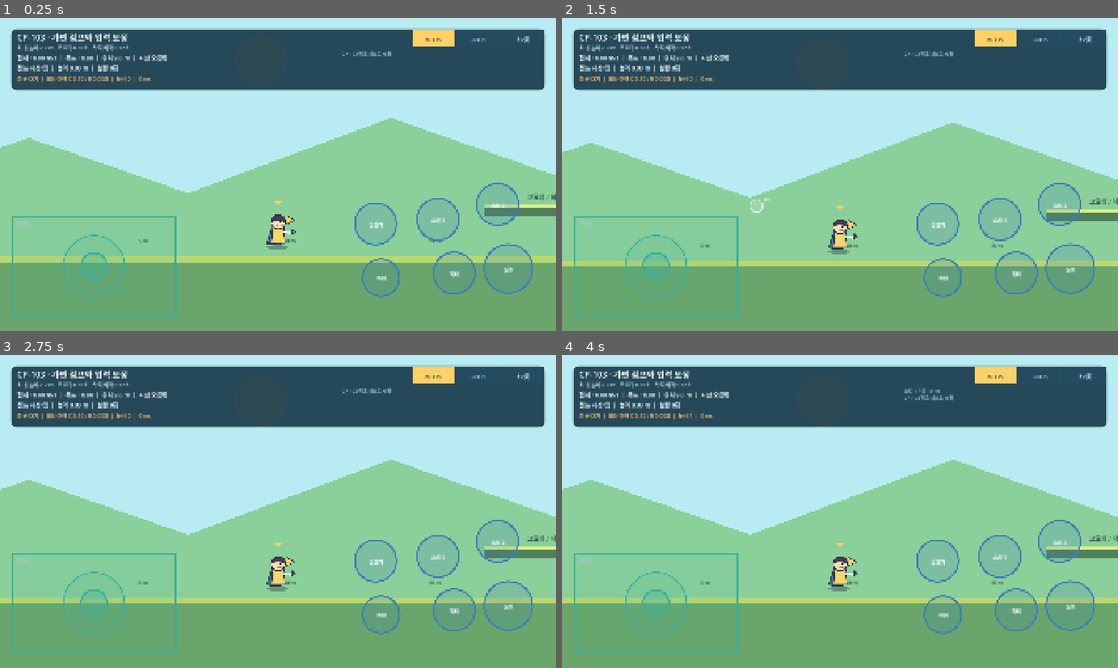
Above: before the commit, frames 1-4 (two rows, left to right).
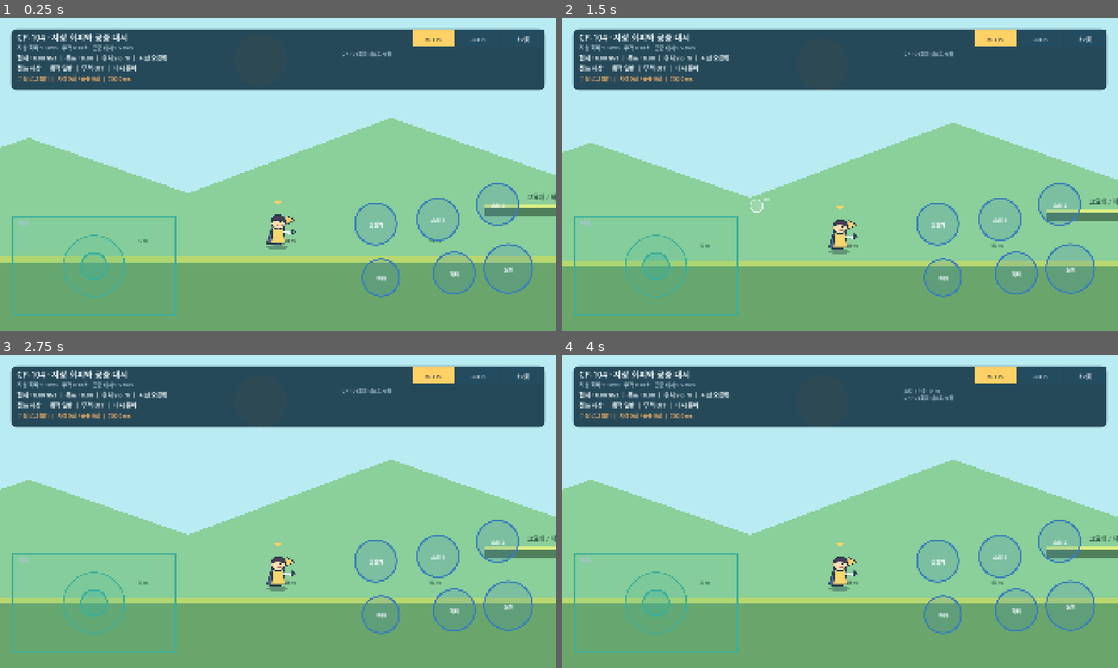
Above: after the commit, the same moments.

Repository: powerfulHimchan/happiness
Game: Godot game, scene res://scenes/movement/ground_movement_sandbox.tscn
The game is run twice, just before and just after one commit, with the same random seed, the same clock (stepped at 60 frames per second) and the same inputs.
Inputs (mouse positions are in pixels of both pictures, inside the frame that each line leads up to):
- Up to frame 1 (0.25 s): no input
- Up to frame 2 (1.5 s): move the mouse to (962, 158) at 0.52 s; click (962, 158) at 0.67 s; tap Enter at 1.25 s; drag from (728, 190) to (812, 237) at 1.27 s
- Up to frame 3 (2.75 s): move the mouse to (333, 442) at 2.02 s; click (333, 442) at 2.17 s
- Up to frame 4 (4 s): tap Space at 2.75 s; drag from (812, 574) to (673, 464) at 2.77 s; tap Enter at 3.5 s; move the mouse to (1006, 558) at 3.52 s; click (1006, 558) at 3.67 s

The runs differ from the first frame. In frame 1, 0.9% of the frame differs, in the area x 3-67%, y 4-21%; in frame 2, 0.9%; in frame 3, 0.9%; in frame 4, 0.9%.

Commit message:
feat(movement): add ground evade and air dash

Diff:
--- a/game/scripts/movement/ground_movement_controls.gd
+++ b/game/scripts/movement/ground_movement_controls.gd
@@ -1,11 +1,12 @@
 extends Control
 
-## CP-103용 모바일 조작 HUD.
+## CP-104용 모바일 조작 HUD.
 ## CP-101의 포인터 소유권과 명령 버퍼를 유지하면서 이동 결과를 표시한다.
 
 signal move_vector_changed(input_vector: Vector2)
 signal jump_pressed
 signal jump_released
+signal evade_pressed
 signal reset_requested
 
 const PANEL_COLOR := Color("18394b")
@@ -63,12 +64,13 @@
 var last_latency_msec: int = 0
 var peak_simultaneous_controls: int = 0
 var redraw_accumulator: float = 0.0
+var last_invincibility_log_seen: String = ""
 
 
 func _ready() -> void:
 	Engine.max_fps = 60
 	_refresh_layout()
-	_append_action_log("CP-103 점프 테스트 시작")
+	_append_action_log("CP-104 회피 테스트 시작")
 	queue_redraw()
 
 
@@ -129,6 +131,12 @@
 
 func update_movement_metrics(metrics: Dictionary) -> void:
 	movement_metrics = metrics.duplicate()
+	var invincibility_log: String = String(metrics.get("last_invincibility_log", ""))
+	if not invincibility_log.is_empty() \
+		and invincibility_log != "무적 로그 대기" \
+		and invincibility_log != last_invincibility_log_seen:
+		last_invincibility_log_seen = invincibility_log
+		_append_action_log(invincibility_log)
 	queue_redraw()
 
 
@@ -206,12 +214,15 @@
 
 
 func _dispatch_action_command(command: PlayerCommand) -> void:
-	if command.command_type != PlayerCommand.Type.JUMP:
-		return
-	if command.phase == PlayerCommand.Phase.PRESSED:
-		jump_pressed.emit()
-	elif command.phase == PlayerCommand.Phase.RELEASED:
-		jump_released.emit()
+	match command.command_type:
+		PlayerCommand.Type.JUMP:
+			if command.phase == PlayerCommand.Phase.PRESSED:
+				jump_pressed.emit()
+			elif command.phase == PlayerCommand.Phase.RELEASED:
+				jump_released.emit()
+		PlayerCommand.Type.EVADE:
+			if command.phase == PlayerCommand.Phase.PRESSED:
+				evade_pressed.emit()
 
 
 func _handle_header_action(position: Vector2) -> bool:
@@ -295,9 +306,9 @@
 		Vector2(safe.size.x - 28.0, clampf(safe.size.y * 0.205, 170.0, 215.0))
 	)
 	draw_style_box(_panel_style(Color(PANEL_COLOR, 0.91)), panel_rect)
-	_draw_text("CP-103 · 가변 점프와 입력 보정", panel_rect.position + Vector2(22.0, 40.0), 29)
+	_draw_text("CP-104 · 지상 회피와 공중 대시", panel_rect.position + Vector2(22.0, 40.0), 29)
 	_draw_text(
-		"최대 높이 2.2 m · 코요테 0.10초 · 착지 버퍼 0.12초",
+		"지상 회피 9.0 m/s · 무적 0.18초 · 공중 대시 9.5 m/s",
 		panel_rect.position + Vector2(22.0, 72.0),
 		18,
 		MUTED_TEXT_COLOR
@@ -315,27 +326,27 @@
 	)
 
 	var jump_state: String = String(movement_metrics.get("jump_state", "지상"))
-	var jump_height: float = float(movement_metrics.get("jump_height_m", 0.0))
-	var jump_count: int = int(movement_metrics.get("jump_count", 0))
-	var jump_held: bool = bool(movement_metrics.get("jump_held", false))
-	var hold_text := "누름" if jump_held else "뗌"
+	var mobility_action: String = String(movement_metrics.get("mobility_action", "일반"))
+	var invincible: bool = bool(movement_metrics.get("invincible", false))
+	var air_dash_available: bool = bool(movement_metrics.get("air_dash_available", true))
+	var invincible_text := "무적 ON" if invincible else "무적 OFF"
+	var air_dash_text := "대시 준비" if air_dash_available else "대시 사용"
 	_draw_text(
-		"점프 %s/%s  |  높이 %.2f m  |  실행 %d회" % [jump_state, hold_text, jump_height, jump_count],
+		"점프 %s  |  동작 %s  |  %s  |  %s" % [jump_state, mobility_action, invincible_text, air_dash_text],
 		panel_rect.position + Vector2(22.0, 143.0),
 		20,
-		ACTIVE_COLOR if jump_state != "지상" else TEXT_COLOR
-	)
-
-	var assist: String = String(movement_metrics.get("last_jump_assist", "대기"))
-	var coyote: float = float(movement_metrics.get("coyote_remaining_s", 0.0))
-	var jump_buffer: float = float(movement_metrics.get("jump_buffer_remaining_s", 0.0))
-	var status_color := PASS_COLOR if jump_count > 0 else WAIT_COLOR
+		ACTIVE_COLOR if mobility_action != "일반" else TEXT_COLOR
+	)
+
+	var ground_evades: int = int(movement_metrics.get("ground_evade_count", 0))
+	var air_dashes: int = int(movement_metrics.get("air_dash_count", 0))
+	var invincibility_log: String = String(movement_metrics.get("last_invincibility_log", "무적 로그 대기"))
+	var status_color := PASS_COLOR if ground_evades > 0 or air_dashes > 0 else WAIT_COLOR
 	_draw_text(
-		"최근 %s  |  보정 잔여 C %.2f / B %.2f초  |  동시 %d  |  %d ms" % [
-			assist,
-			coyote,
-			jump_buffer,
-			peak_simultaneous_controls,
+		"%s  |  지상 %d회 / 공중 %d회  |  입력 %d ms" % [
+			invincibility_log,
+			ground_evades,
+			air_dashes,
 			last_latency_msec,
 		],
 		panel_rect.position + Vector2(22.0, 178.0),
--- a/game/scripts/movement/ground_movement_sandbox.gd
+++ b/game/scripts/movement/ground_movement_sandbox.gd
@@ -1,6 +1,6 @@
 extends Node2D
 
-## CP-103 지상 이동과 점프 검증 트랙, UI 연결을 담당한다.
+## CP-104 지상 이동, 점프, 회피와 공중 대시 검증 트랙을 담당한다.
 
 const TRACK_START := Vector2(960.0, 780.0)
 const TRACK_LEFT := 100.0
@@ -16,6 +16,7 @@
 	controls.move_vector_changed.connect(player.set_move_vector)
 	controls.jump_pressed.connect(player.request_jump)
 	controls.jump_released.connect(player.release_jump)
+	controls.evade_pressed.connect(player.request_evade)
 	controls.reset_requested.connect(_reset_test)
 	player.movement_metrics_changed.connect(controls.update_movement_metrics)
 	controls.update_movement_metrics({
@@ -36,6 +37,17 @@
 		"last_jump_assist": "대기",
 		"coyote_remaining_s": 0.0,
 		"jump_buffer_remaining_s": 0.0,
+		"mobility_action": "일반",
+		"invincible": false,
+		"invincible_remaining_s": 0.0,
+		"evade_cooldown_remaining_s": 0.0,
+		"air_dash_available": true,
+		"ground_evade_count": 0,
+		"air_dash_count": 0,
+		"last_mobility_result": "대기",
+		"last_invincibility_log": "무적 로그 대기",
+		"invincibility_start_frame": -1,
+		"invincibility_end_frame": -1,
 	})
 	queue_redraw()
 
--- a/game/scripts/player/prototype_player.gd
+++ b/game/scripts/player/prototype_player.gd
@@ -1,10 +1,16 @@
 class_name PrototypePlayer
 extends CharacterBody2D
 
-## CP-103 지상 이동과 가변 점프 모델.
+## CP-104 지상 이동, 가변 점프, 회피와 공중 대시 모델.
 ## 100 px를 1 m로 환산해 기획 수치를 물리 좌표에 적용한다.
 
 signal movement_metrics_changed(metrics: Dictionary)
+
+enum MobilityAction {
+	NONE,
+	GROUND_EVADE,
+	AIR_DASH,
+}
 
 const PIXELS_PER_METER := 100.0
 const MAX_SPEED_MPS := 5.5
@@ -17,10 +23,17 @@
 const JUMP_RELEASE_VELOCITY_MULTIPLIER := 0.48
 const COYOTE_TIME_S := 0.10
 const JUMP_BUFFER_S := 0.12
+const GROUND_EVADE_SPEED_MPS := 9.0
+const GROUND_EVADE_DURATION_S := 0.24
+const GROUND_EVADE_INVINCIBLE_S := 0.18
+const GROUND_EVADE_COOLDOWN_S := 0.45
+const AIR_DASH_SPEED_MPS := 9.5
+const AIR_DASH_DURATION_S := 0.18
 const INPUT_DEAD_ZONE := 0.18
 const STOP_EPSILON_MPS := 0.02
 
 var move_input: float = 0.0
+var move_input_vector: Vector2 = Vector2.ZERO
 var facing_direction: int = 1
 var stop_test_passed: bool = false
 var reversal_test_passed: bool = false
@@ -30,6 +43,12 @@
 var jump_count: int = 0
 var last_jump_height_m: float = 0.0
 var last_jump_assist: String = "대기"
+var invincible: bool = false
+var air_dash_available: bool = true
+var ground_evade_count: int = 0
+var air_dash_count: int = 0
+var last_mobility_result: String = "대기"
+var last_invincibility_log: String = "무적 로그 대기"
 var _stop_test_active: bool = false
 var _stop_elapsed_s: float = 0.0
 var _stop_distance_px: float = 0.0
@@ -43,6 +62,13 @@
 var _jump_in_progress: bool = false
 var _jump_start_y: float = 0.0
 var _jump_peak_height_m: float = 0.0
+var _mobility_action: int = MobilityAction.NONE
+var _mobility_direction: Vector2 = Vector2.RIGHT
+var _mobility_remaining_s: float = 0.0
+var _invincible_remaining_s: float = 0.0
+var _evade_cooldown_remaining_s: float = 0.0
+var _invincibility_start_frame: int = -1
+var _invincibility_end_frame: int = -1
 
 @onready var avatar_sprite: Sprite2D = $Avatar/Sprite2D
 
@@ -54,35 +80,31 @@
 
 func _physics_process(delta: float) -> void:
 	var grounded_at_start := is_on_floor()
+	_update_mobility_timers(delta)
+	if grounded_at_start:
+		air_dash_available = true
 	_update_jump_windows(delta, grounded_at_start)
-	_try_execute_jump(grounded_at_start)
-
-	var target_speed_px := move_input * MAX_SPEED_MPS * PIXELS_PER_METER
-	var rate_mps2 := _movement_rate_mps2(target_speed_px)
-	velocity.x = move_toward(
-		velocity.x,
-		target_speed_px,
-		rate_mps2 * PIXELS_PER_METER * delta
-	)
-
-	if absf(move_input) <= 0.001 \
-		and absf(velocity.x) < STOP_EPSILON_MPS * PIXELS_PER_METER:
-		velocity.x = 0.0
-
-	if not grounded_at_start or velocity.y < 0.0:
-		velocity.y += GRAVITY_MPS2 * PIXELS_PER_METER * delta
-	else:
-		velocity.y = minf(velocity.y, 0.0)
+
+	if _mobility_action == MobilityAction.NONE:
+		_try_execute_jump(grounded_at_start)
+		_apply_standard_movement(delta, grounded_at_start)
+	else:
+		_apply_mobility_velocity()
 
 	move_and_slide()
+	if not grounded_at_start and is_on_floor():
+		air_dash_available = true
+		if _mobility_action == MobilityAction.AIR_DASH:
+			_finish_mobility_action()
 	_update_jump_metrics(grounded_at_start)
 	_update_movement_tests(delta)
+	_update_avatar_action_visual()
 	_emit_metrics()
 
 
 func set_move_vector(input_vector: Vector2) -> void:
-	var raw_axis := clampf(input_vector.x, -1.0, 1.0)
-	var new_input := _apply_dead_zone(raw_axis)
+	move_input_vector = _apply_vector_dead_zone(input_vector.limit_length(1.0))
+	var new_input := move_input_vector.x
 	var new_sign := _direction_sign(new_input)
 
 	if new_sign != 0:
@@ -118,16 +140,41 @@
 		velocity.y *= JUMP_RELEASE_VELOCITY_MULTIPLIER
 
 
+func request_evade() -> void:
+	if _mobility_action != MobilityAction.NONE:
+		last_mobility_result = "동작 중 입력 무시"
+		return
+
+	if is_on_floor():
+		if _evade_cooldown_remaining_s > 0.0:
+			last_mobility_result = "지상 회피 재사용 대기"
+			return
+		_start_ground_evade()
+		return
+
+	if not air_dash_available:
+		last_mobility_result = "공중 대시 사용 완료"
+		return
+	_start_air_dash()
+
+
 func reset_movement_test(spawn_position: Vector2) -> void:
 	global_position = spawn_position
 	velocity = Vector2.ZERO
 	move_input = 0.0
+	move_input_vector = Vector2.ZERO
 	facing_direction = 1
 	avatar_sprite.flip_h = false
 	jump_held = false
 	jump_count = 0
 	last_jump_height_m = 0.0
 	last_jump_assist = "대기"
+	invincible = false
+	air_dash_available = true
+	ground_evade_count = 0
+	air_dash_count = 0
+	last_mobility_result = "대기"
+	last_invincibility_log = "무적 로그 대기"
 	stop_test_passed = false
 	reversal_test_passed = false
 	last_stop_time_s = 0.0
@@ -145,7 +192,34 @@
 	_jump_in_progress = false
 	_jump_start_y = global_position.y
 	_jump_peak_height_m = 0.0
+	_mobility_action = MobilityAction.NONE
+	_mobility_direction = Vector2.RIGHT
+	_mobility_remaining_s = 0.0
+	_invincible_remaining_s = 0.0
+	_evade_cooldown_remaining_s = 0.0
+	_invincibility_start_frame = -1
+	_invincibility_end_frame = -1
+	avatar_sprite.modulate = Color.WHITE
 	_emit_metrics()
+
+
+func _apply_standard_movement(delta: float, grounded: bool) -> void:
+	var target_speed_px := move_input * MAX_SPEED_MPS * PIXELS_PER_METER
+	var rate_mps2 := _movement_rate_mps2(target_speed_px)
+	velocity.x = move_toward(
+		velocity.x,
+		target_speed_px,
+		rate_mps2 * PIXELS_PER_METER * delta
+	)
+
+	if absf(move_input) <= 0.001 \
+		and absf(velocity.x) < STOP_EPSILON_MPS * PIXELS_PER_METER:
+		velocity.x = 0.0
+
+	if not grounded or velocity.y < 0.0:
+		velocity.y += GRAVITY_MPS2 * PIXELS_PER_METER * delta
+	else:
+		velocity.y = minf(velocity.y, 0.0)
 
 
 func _movement_rate_mps2(target_speed_px: float) -> float:
@@ -165,8 +239,109 @@
 	return signf(axis) * clampf(normalized, 0.0, 1.0)
 
 
+func _apply_vector_dead_zone(input_vector: Vector2) -> Vector2:
+	var magnitude := input_vector.length()
+	if magnitude <= INPUT_DEAD_ZONE:
+		return Vector2.ZERO
+	var normalized_magnitude := (magnitude - INPUT_DEAD_ZONE) / (1.0 - INPUT_DEAD_ZONE)
+	return input_vector.normalized() * clampf(normalized_magnitude, 0.0, 1.0)
+
+
 func _direction_sign(value: float) -> int:
 	return int(signf(value))
+
+
+func _start_ground_evade() -> void:
+	var direction := _direction_sign(move_input)
+	if direction == 0:
+		direction = facing_direction
+	facing_direction = direction
+	avatar_sprite.flip_h = facing_direction < 0
+	_mobility_action = MobilityAction.GROUND_EVADE
+	_mobility_direction = Vector2(float(direction), 0.0)
+	_mobility_remaining_s = GROUND_EVADE_DURATION_S
+	_evade_cooldown_remaining_s = GROUND_EVADE_COOLDOWN_S
+	ground_evade_count += 1
+	last_mobility_result = "지상 회피"
+	_begin_invincibility()
+
+
+func _start_air_dash() -> void:
+	var direction := move_input_vector
+	if direction.length_squared() <= 0.001:
+		direction = Vector2(float(facing_direction), 0.0)
+	else:
+		direction = direction.normalized()
+	if absf(direction.x) > 0.05:
+		facing_direction = _direction_sign(direction.x)
+		avatar_sprite.flip_h = facing_direction < 0
+	_mobility_action = MobilityAction.AIR_DASH
+	_mobility_direction = direction
+	_mobility_remaining_s = AIR_DASH_DURATION_S
+	air_dash_available = false
+	air_dash_count += 1
+	last_mobility_result = "공중 대시"
+
+
+func _apply_mobility_velocity() -> void:
+	var speed_mps: float = AIR_DASH_SPEED_MPS
+	if _mobility_action == MobilityAction.GROUND_EVADE:
+		speed_mps = GROUND_EVADE_SPEED_MPS
+	velocity = _mobility_direction * speed_mps * PIXELS_PER_METER
+
+
+func _update_mobility_timers(delta: float) -> void:
+	_evade_cooldown_remaining_s = maxf(0.0, _evade_cooldown_remaining_s - delta)
+	if _mobility_remaining_s > 0.0:
+		_mobility_remaining_s = maxf(0.0, _mobility_remaining_s - delta)
+		if _mobility_remaining_s <= 0.0:
+			_finish_mobility_action()
+
+	if _invincible_remaining_s > 0.0:
+		_invincible_remaining_s = maxf(0.0, _invincible_remaining_s - delta)
+		if _invincible_remaining_s <= 0.0:
+			_end_invincibility()
+
+
+func _finish_mobility_action() -> void:
+	if _mobility_action == MobilityAction.AIR_DASH:
+		velocity.y = 0.0
+	_mobility_action = MobilityAction.NONE
+	_mobility_remaining_s = 0.0
+
+
+func _begin_invincibility() -> void:
+	invincible = true
+	_invincible_remaining_s = GROUND_EVADE_INVINCIBLE_S
+	_invincibility_start_frame = int(Engine.get_physics_frames())
+	last_invincibility_log = "무적 시작 F%d" % _invincibility_start_frame
+
+
+func _end_invincibility() -> void:
+	invincible = false
+	_invincibility_end_frame = int(Engine.get_physics_frames())
+	last_invincibility_log = "무적 종료 F%d · %d프레임" % [
+		_invincibility_end_frame,
+		maxi(0, _invincibility_end_frame - _invincibility_start_frame),
+	]
+
+
+func _update_avatar_action_visual() -> void:
+	if invincible:
+		avatar_sprite.modulate = Color("76f4ff")
+	elif _mobility_action == MobilityAction.AIR_DASH:
+		avatar_sprite.modulate = Color("ffd166")
+	else:
+		avatar_sprite.modulate = Color.WHITE
+
+
+func _mobility_action_name() -> String:
+	match _mobility_action:
+		MobilityAction.GROUND_EVADE:
+			return "지상 회피"
+		MobilityAction.AIR_DASH:
+			return "공중 대시"
+	return "일반"
 
 
 func _update_jump_windows(delta: float, grounded: bool) -> void:
@@ -255,4 +430,15 @@
 		"last_jump_assist": last_jump_assist,
 		"coyote_remaining_s": _coyote_remaining_s,
 		"jump_buffer_remaining_s": _jump_buffer_remaining_s,
+		"mobility_action": _mobility_action_name(),
+		"invincible": invincible,
+		"invincible_remaining_s": _invincible_remaining_s,
+		"evade_cooldown_remaining_s": _evade_cooldown_remaining_s,
+		"air_dash_available": air_dash_available,
+		"ground_evade_count": ground_evade_count,
+		"air_dash_count": air_dash_count,
+		"last_mobility_result": last_mobility_result,
+		"last_invincibility_log": last_invincibility_log,
+		"invincibility_start_frame": _invincibility_start_frame,
+		"invincibility_end_frame": _invincibility_end_frame,
 	})
Not shown, changed: game/export_presets.cfg
Not shown, changed: .github/workflows/build-android-apk.yml
Not shown, changed: README.md
Not shown, changed: docs/prototype/CP001_CP002_STATUS.md
Not shown, changed: game/README.md
Not shown, changed: scripts/check_godot_project.sh
